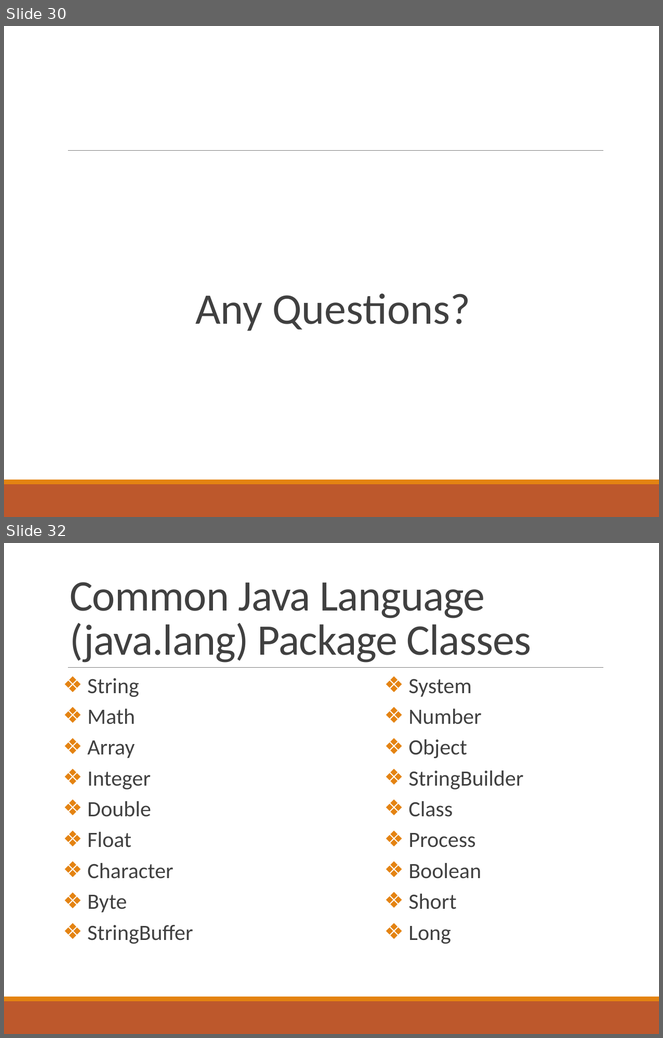
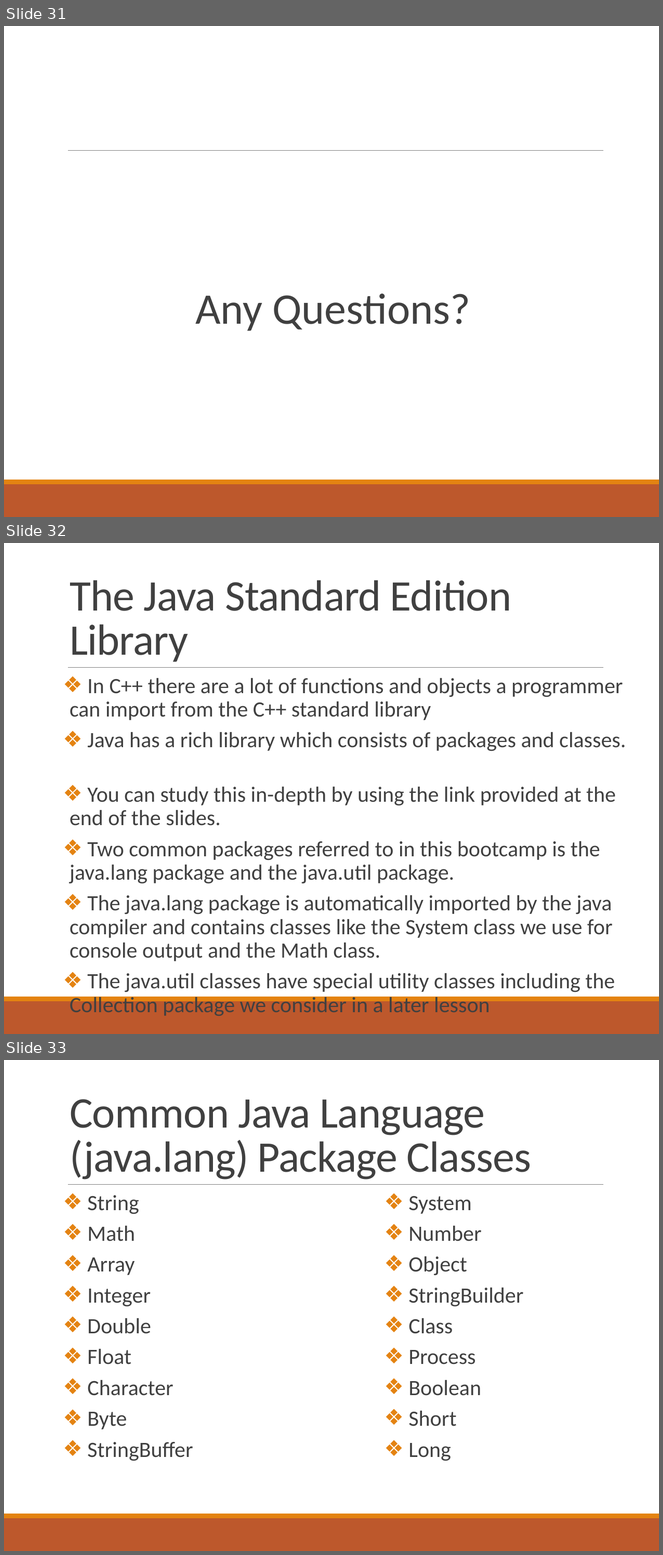
Before and after one commit to deeperj/dillinger, a slide deck: thesis/ukapp2/wqu_isc/sofware_design/Javabc04.pptx. Shown one above the other, each under a label of ours: slides 30 and 32 before the commit, slides 31, 32 and 33 after it; the slides between them are not shown. The pictures are 663x1038 and 663x1555 pixels, drawn with LibreOffice and Linux fonts; fonts in the diff are those of the drawing. Boxes give left, top, right and bottom in pixels: in the first picture for what was removed or moved away, otherwise in the second. Text is boxed around its words. In the diff, an @@ line names an element or a change of style, - is before the commit and + after.

Commit message:
java11

```diff
--- a/thesis/ukapp2/wqu_isc/sofware_design/Javabc04.pptx
+++ b/thesis/ukapp2/wqu_isc/sofware_design/Javabc04.pptx
@@ slide 32 added at (4, 543, 659, 1034), background #FFFFFF; not listed: 3 template elements that a slide beside it also shows @@
@@ title added at (70, 580, 512, 662), 48 pt, text #404040 @@
+The Java Standard Edition Library
@@ text added at (70, 678, 626, 1016), 24 pt, text #404040 @@
+❖ In C++ there are a lot of functions and objects a programmer can import from the C++ standard library
+❖ Java has a rich library which consists of packages and classes.
+❖ You can study this in-depth by using the link provided at the end of the slides.
+❖ Two common packages referred to in this bootcamp is the java.lang package and the java.util package.
+❖ The java.lang package is automatically imported by the java compiler and contains classes like the System class we use for console output and the Math class.
+❖ The java.util classes have special utility classes including the Collection package we consider in a later lesson
@@ what was slide 30 is now slide 31 @@
@@ what was slide 32 is now slide 33 @@
```
Also in this commit, not shown: 5 slides changed, 2 other slides added, 2 slides removed, 4 other files.
